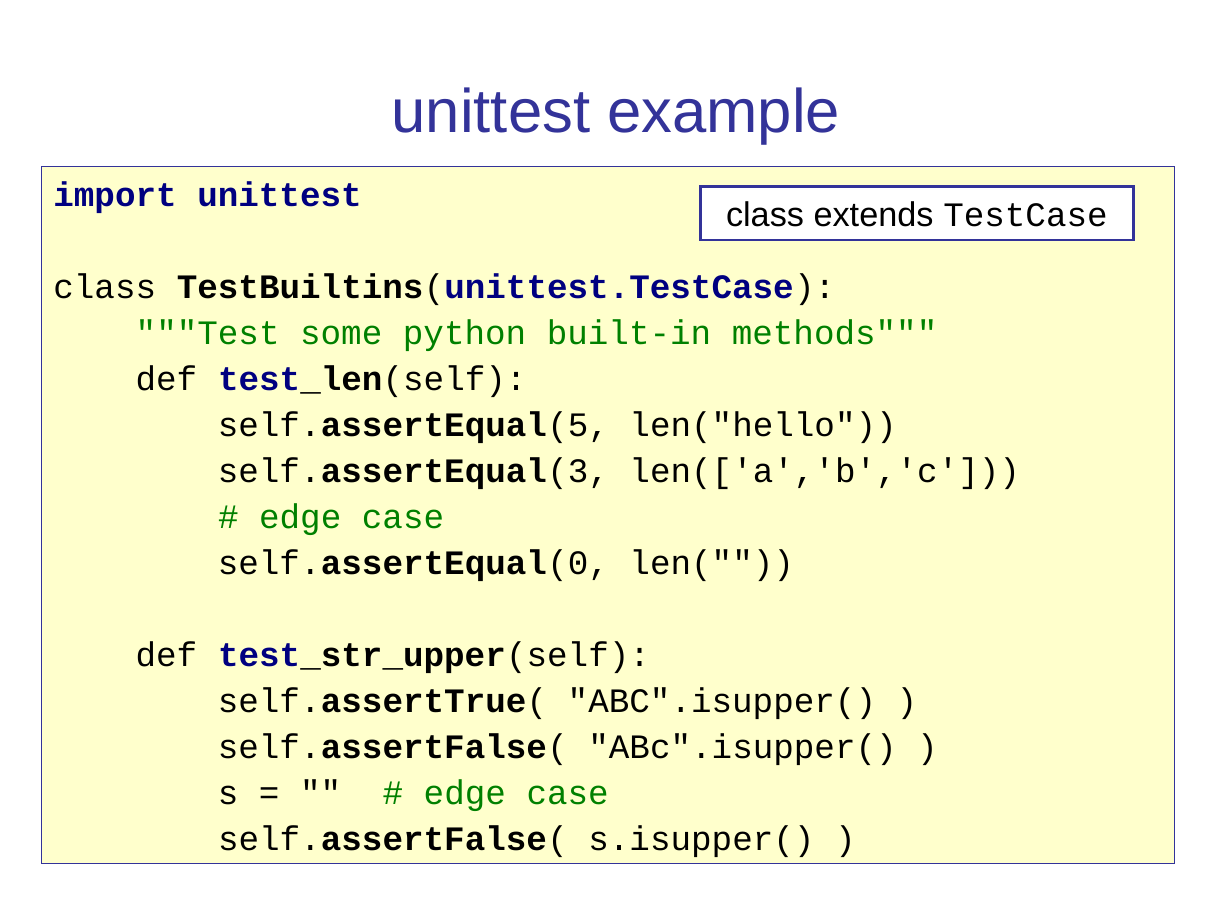
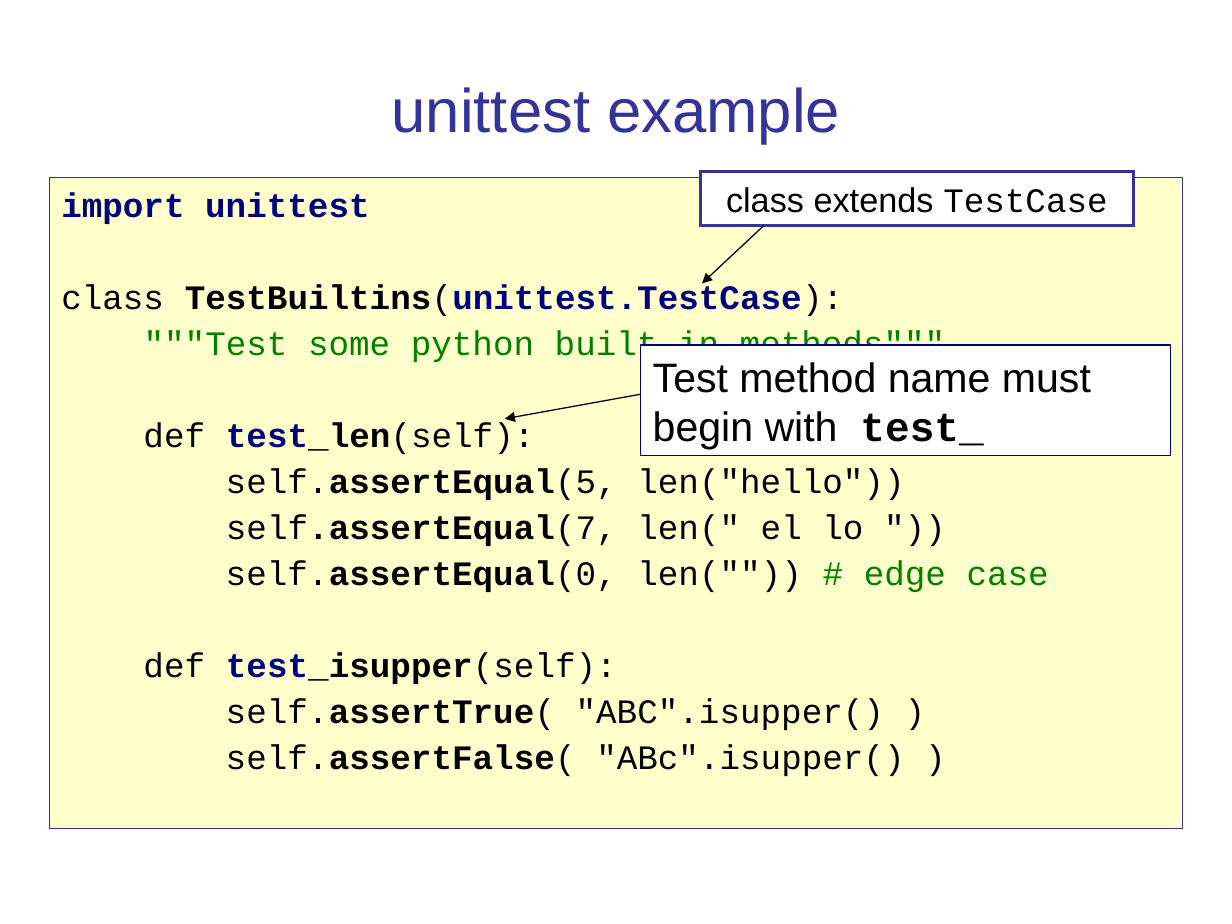
Before and after one commit to cpske/ISP, a slide deck: slide 4 of testing/PythonUnitTesting.ppt (slide 3 before the commit). Drawn at 1232x924 pixels with LibreOffice and Linux fonts; fonts in the diff are those of the drawing. Boxes give left, top, right and bottom in pixels: in the first picture for what was removed or moved away, otherwise in the second. Text is boxed around its words. In the diff, an @@ line names an element or a change of style, - is before the commit and + after.

```diff
--- a/testing/PythonUnitTesting.ppt
+++ b/testing/PythonUnitTesting.ppt
@@ rectangle "import unittest": place and size @@
-rectangle "import unittest" at [42, 166, 1175, 864]
+rectangle "import unittest" at [49, 177, 1183, 829]
@@ rectangle "class extends TestCase": place and size @@
-rectangle "class extends TestCase" at [700, 186, 1133, 240]
+rectangle "class extends TestCase" at [700, 171, 1133, 225]
@@ arrow added from (764, 225) to (702, 283), #000000 0.74 pt @@
@@ rectangle added at [641, 345, 1170, 456], fill #FFFFFF, outline #000080 0.74 pt, 24 pt, text #000000 @@
+Test method name must begin with test_
@@ arrow added from (641, 394) to (505, 419), #000000 0.74 pt @@
@@ text in rectangle at [143, 514, 1049, 684]: text changed @@
-self.assertEqual(3, len(['a','b','c']))
-# edge case
-self.assertEqual(0, len(""))
-def test_str_upper(self):
+self.assertEqual(7, len(" el lo "))
+self.assertEqual(0, len("")) # edge case
+def test_isupper(self):
@@ text in rectangle at [218, 779, 814, 857]: paragraphs removed @@
-s = "" # edge case
-self.assertFalse( s.isupper() )
```
Also in this commit, not shown: 17 other slides changed, 3 slides added, 4 other files.
